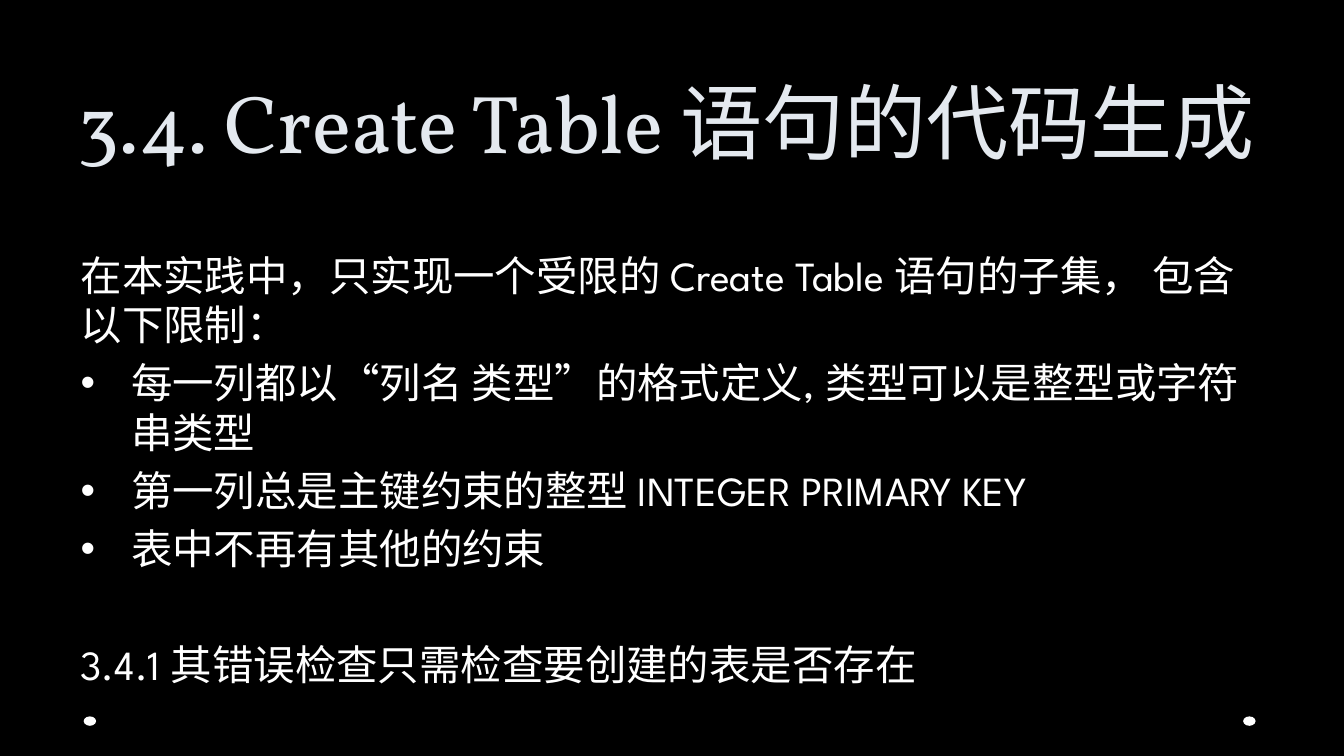
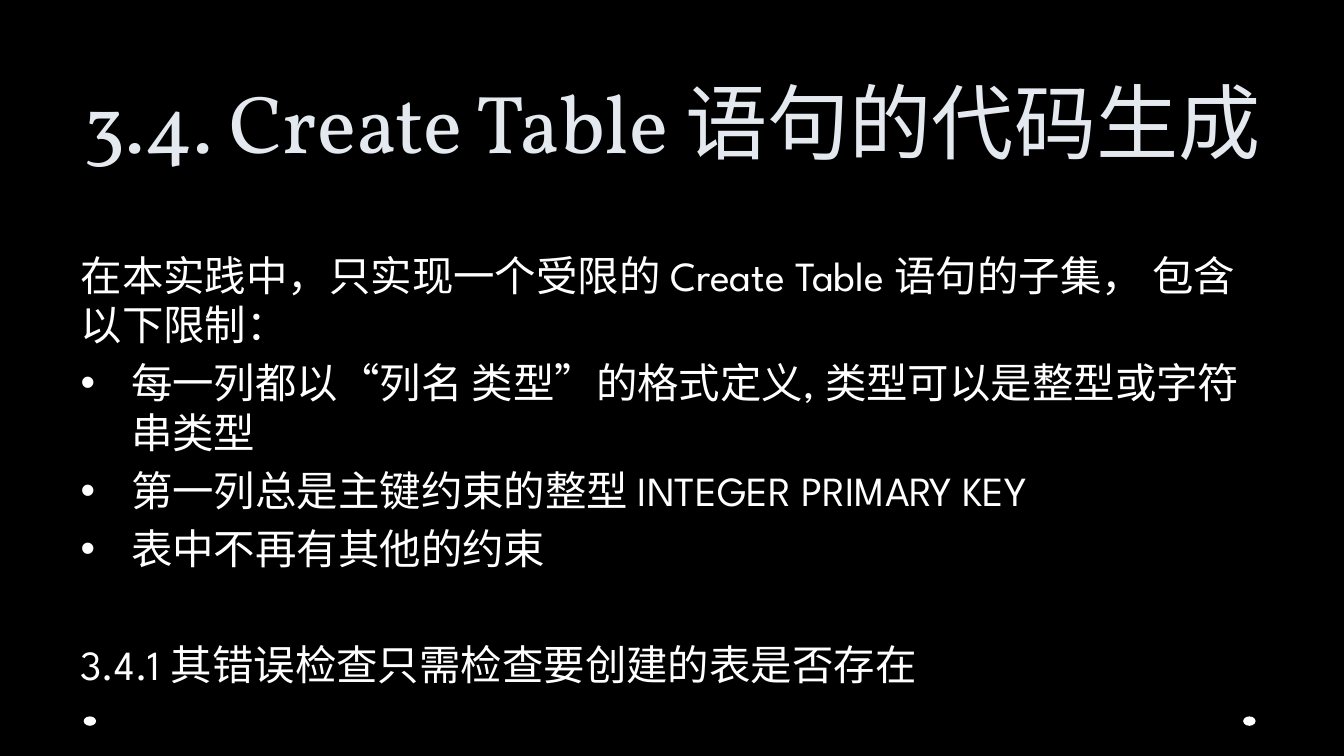
Before and after one commit to Jusot/chidb, a slide deck: slide 46 of documents/slides/ppt.pptx (slide 42 before the commit). Drawn at 1344x756 pixels with LibreOffice and Linux fonts; fonts in the diff are those of the drawing; background and template pictures are left out. Boxes give left, top, right and bottom in pixels: in the first picture for what was removed or moved away, otherwise in the second. Text is boxed around its words. In the diff, an @@ line names an element or a change of style, - is before the commit and + after.

```diff
--- a/documents/slides/ppt.pptx
+++ b/documents/slides/ppt.pptx
@@ title "3.4. Create Table 语句的代码生成": place and size @@
-title "3.4. Create Table 语句的代码生成" at (78, 83, 1255, 167)
+title "3.4. Create Table 语句的代码生成" at (83, 83, 1261, 167)
```
Also in this commit, not shown: 2 other slides changed, 4 slides added, 7 slides removed.
